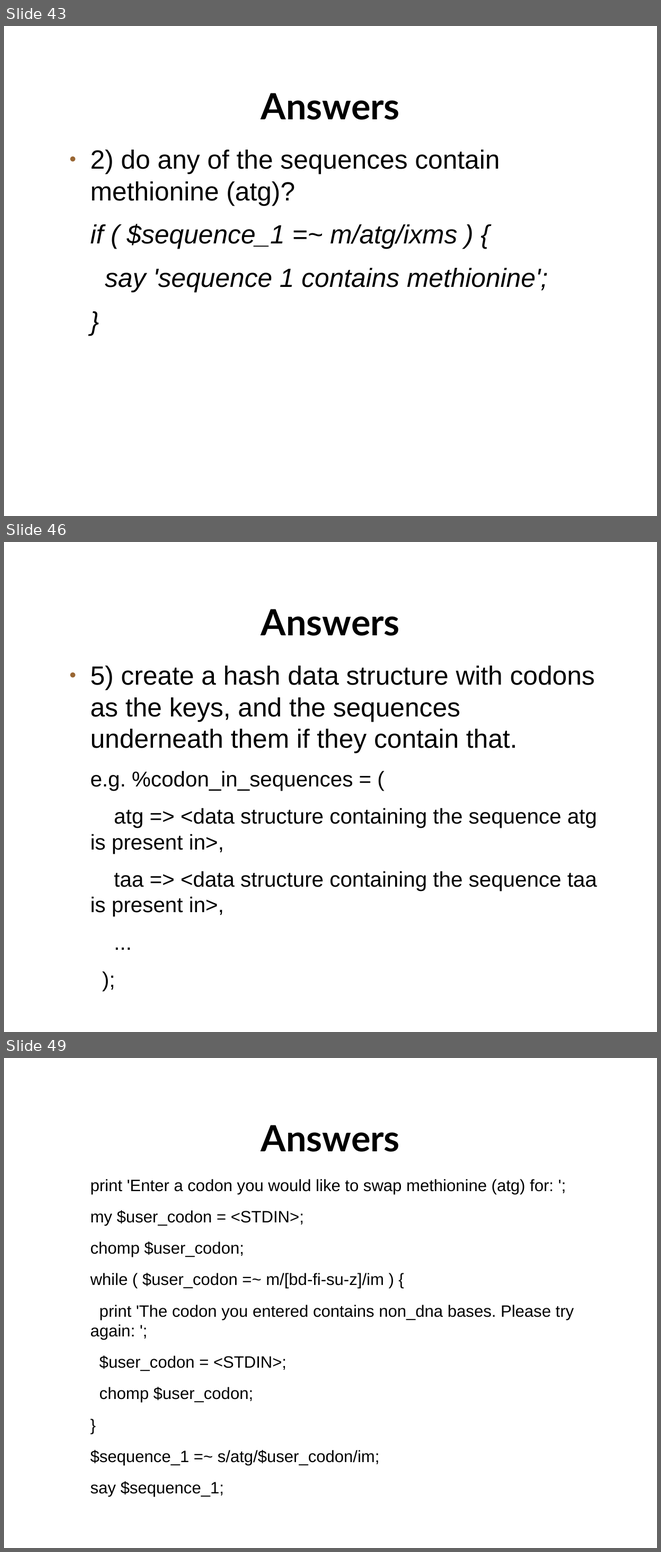
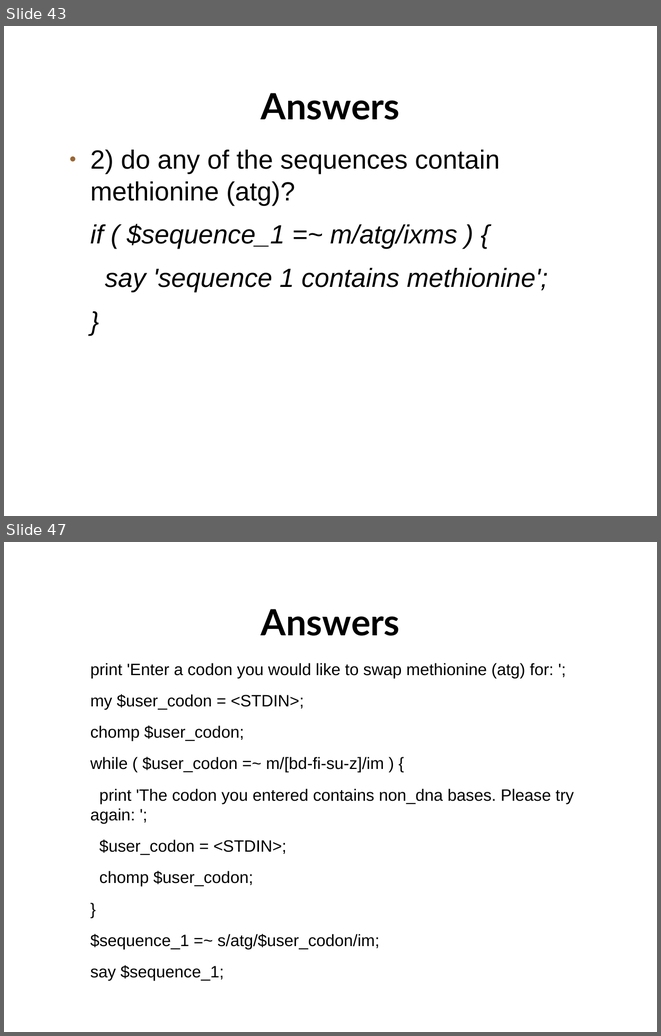
Before and after one commit to setitesuk/basic_perl_course, a slide deck: 07-decision_making/decision_making_loops.odp. Shown one above the other, each under a label of ours: slides 43, 46 and 49 before the commit, slides 43 and 47 after it; the slides between them are not shown. The pictures are 661x1552 and 661x1036 pixels, drawn with LibreOffice and Linux fonts; fonts in the diff are those of the drawing; background and template pictures are left out. Boxes give left, top, right and bottom in pixels: in the first picture for what was removed or moved away, otherwise in the second. Text is boxed around its words. In the diff, an @@ line names an element or a change of style, - is before the commit and + after.

```diff
--- a/07-decision_making/decision_making_loops.odp
+++ b/07-decision_making/decision_making_loops.odp
@@ slide 46 removed at (4,542,657,1032), background picture (left out) @@
@@ title removed at (261,609,400,636) @@
-Answers
@@ text removed at (90,665,597,916) @@
-● 5) create a hash data structure with codons as the keys, and the sequences underneath them if they contain that.
-e.g. %codon_in_sequences = (
-atg => <data structure containing the sequence atg is present in>,
-taa => <data structure containing the sequence taa is present in>,
-...
-);
@@ what was slide 49 is now slide 47 @@
```
Also in this commit, not shown: 5 slides changed, 1 other slide removed, 2 other files.
